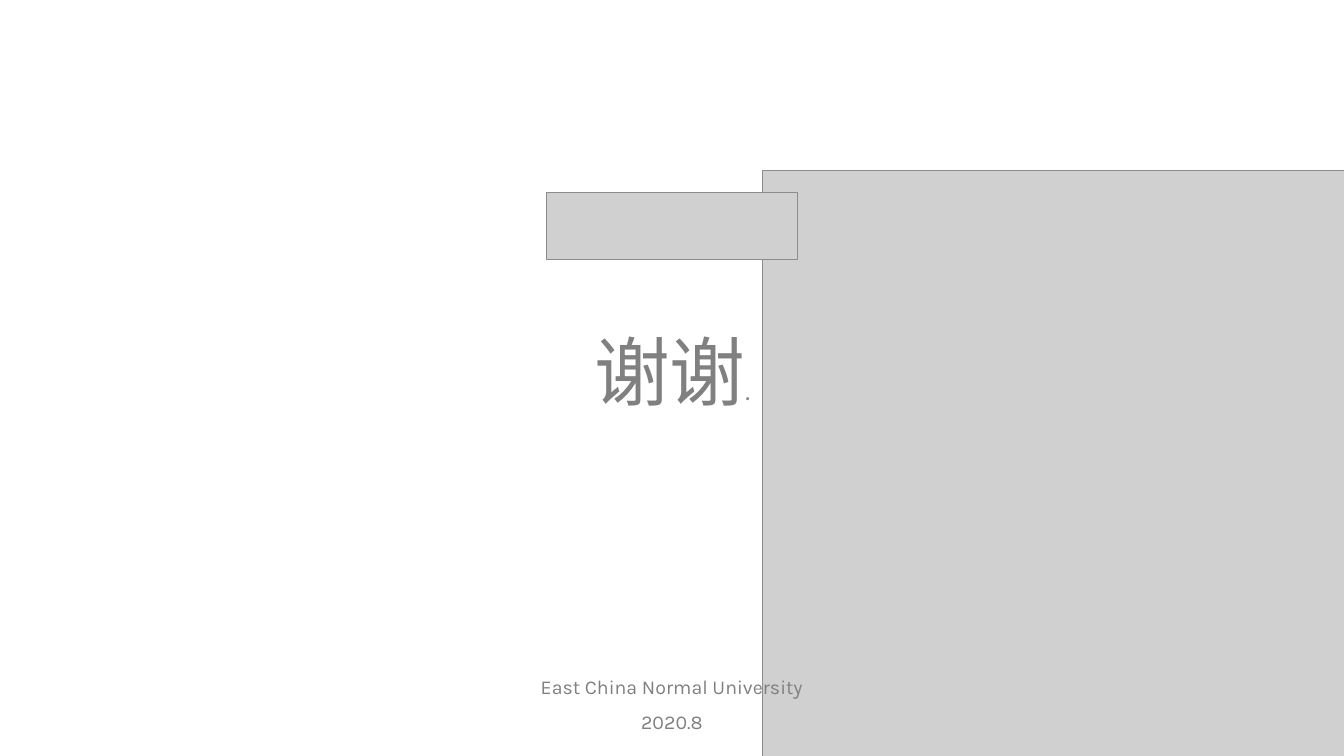
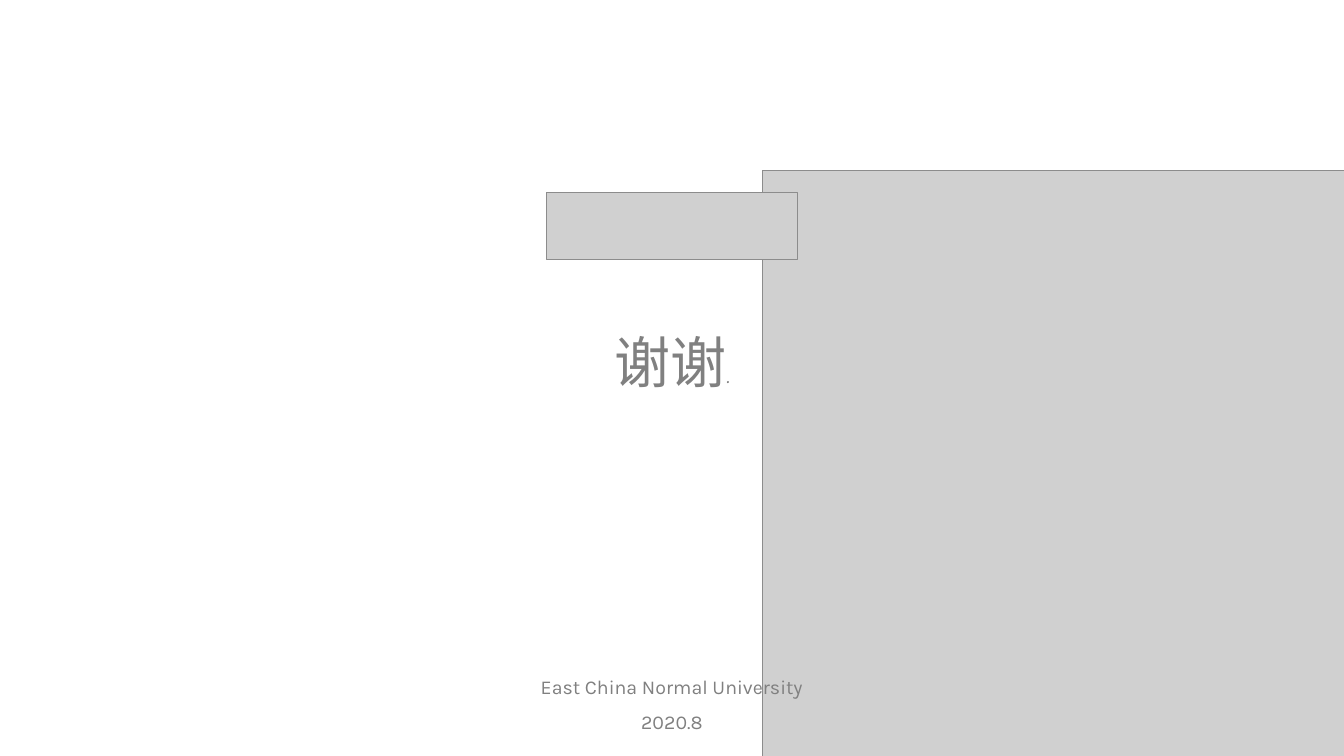
Before and after one commit to billchen2k/Covid19, a slide deck: slide 19 of docs/report.pptx. Drawn at 1344x756 pixels with LibreOffice and Linux fonts; fonts in the diff are those of the drawing; grey boxes stand for pictures. Boxes give left, top, right and bottom in pixels: in the first picture for what was removed or moved away, otherwise in the second. Text is boxed around its words. In the diff, an @@ line names an element or a change of style, - is before the commit and + after.

```diff
--- a/docs/report.pptx
+++ b/docs/report.pptx
@@ subtitle "谢谢." at (614,336,726,387): size 54 to 40 pt, size 20 to 14 pt in "谢谢." @@
```
Also in this commit, not shown: 4 other slides changed, 2 other files.
